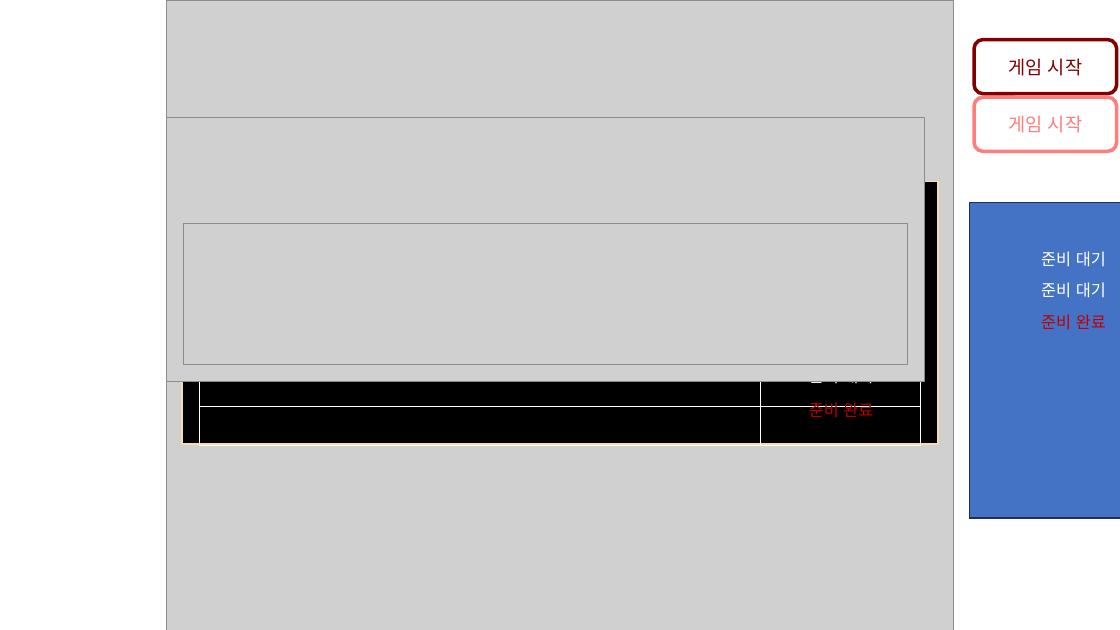
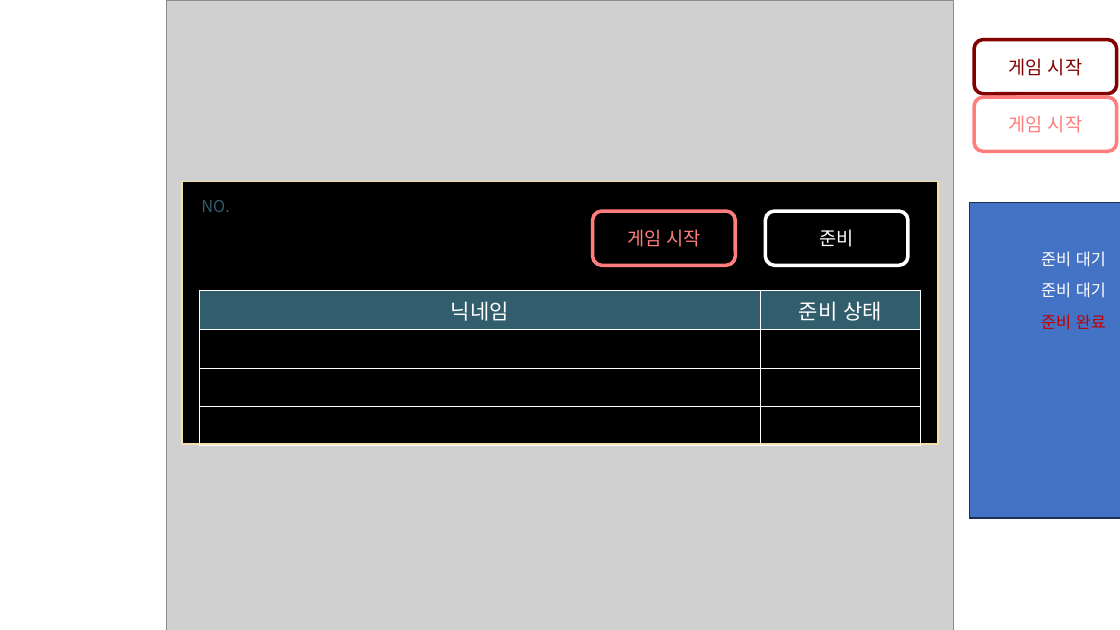
Before and after one commit to kiption/XD, a slide deck: slide 5 of Client/PvE/REVENGER/UI/XDUI/UI.pptx. Drawn at 1120x630 pixels with LibreOffice and Linux fonts; fonts in the diff are those of the drawing; grey boxes stand for pictures. Boxes give left, top, right and bottom in pixels: in the first picture for what was removed or moved away, otherwise in the second. Text is boxed around its words. In the diff, an @@ line names an element or a change of style, - is before the commit and + after.

```diff
--- a/Client/PvE/REVENGER/UI/XDUI/UI.pptx
+++ b/Client/PvE/REVENGER/UI/XDUI/UI.pptx
@@ picture removed at (x1=166, y1=118, x2=924, y2=382) @@
@@ text added at (x1=201, y1=200, x2=229, y2=212), 14 pt, text #325D6D @@
+NO.
@@ picture removed at (x1=183, y1=224, x2=907, y2=365) @@
@@ rounded rectangle added at (x1=593, y1=211, x2=736, y2=266), outline #FF7D7D 3 pt, 16 pt, text #FF7D7D @@
+게임 시작
@@ rounded rectangle added at (x1=765, y1=211, x2=908, y2=266), outline #FFFFFF 3 pt, 16 pt, text #FFFFFF @@
+준비
@@ text removed at (x1=809, y1=381, x2=873, y2=388) @@
-준비 대기
@@ text removed at (x1=809, y1=402, x2=873, y2=417) @@
-준비 완료
```
Also in this commit, not shown: 5 other files.
